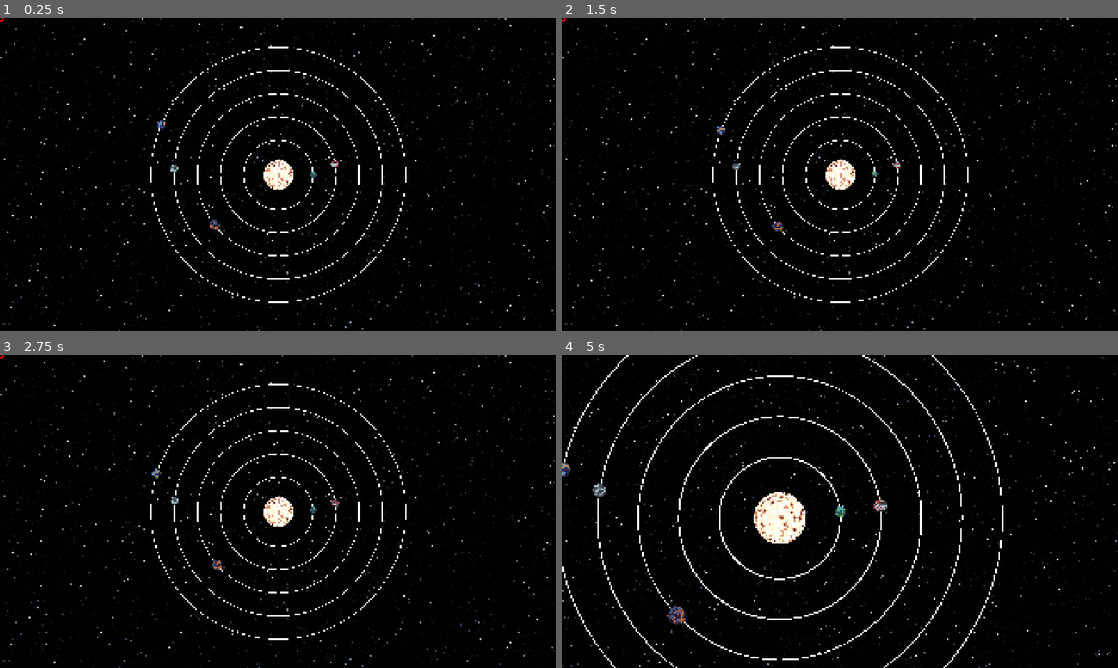
Above: before the commit, frames 1-4 (two rows, left to right).
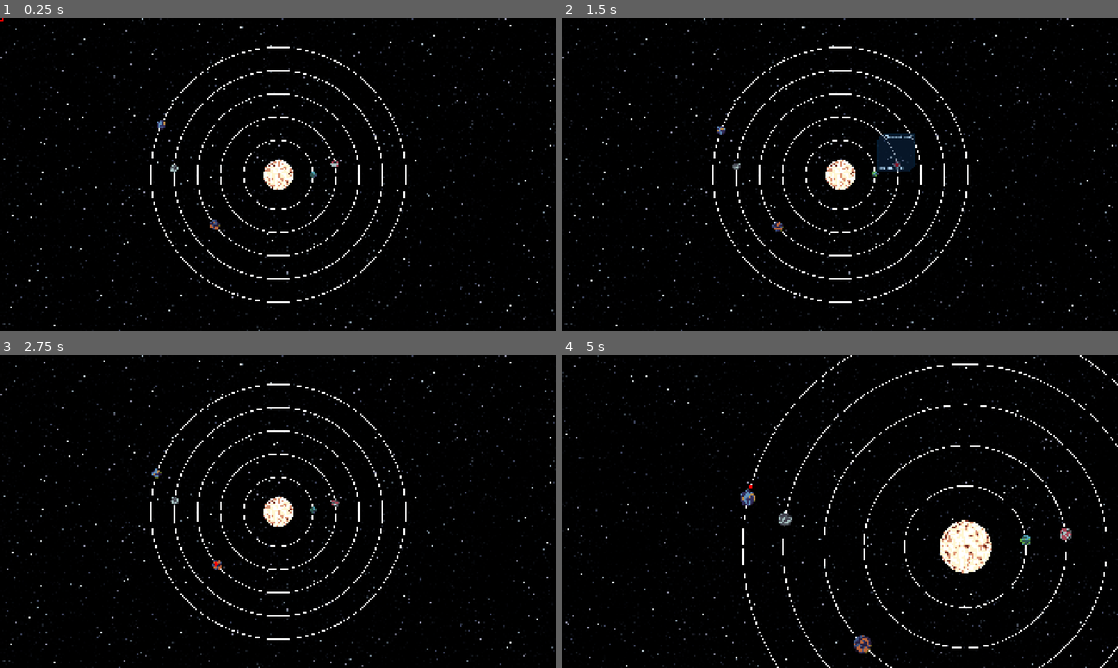
Above: after the commit, the same moments.

Repository: ChetterKRSK/SpaceSpeedrunner
Game: Godot game, scene res://gameScene.tscn
Two runs of this game, one before a commit and one after it. Both use one fixed random seed, a clock stepped at 60 frames per second and the inputs below.
Inputs (mouse positions are in pixels of both pictures, inside the frame that each line leads up to):
- Up to frame 1 (0.25 s): no input
- Up to frame 2 (1.5 s): tap Enter at 0.5 s; move the mouse to (873, 174) at 0.52 s; hold D (Move_Right) 0.53-1.28 s; click (873, 174) at 0.6 s; move the mouse to (895, 165) at 1.27 s; hold Left (Move_Left) from 1.28 s (still down); click (895, 165) at 1.35 s
- Up to frame 3 (2.75 s): tap Space at 2 s; move the mouse to (216, 564) at 2.02 s; release Left (Move_Left) at 2.03 s; hold D (Move_Right) from 2.03 s (still down); click (216, 564) at 2.1 s
- Up to frame 4 (5 s): move the mouse to (734, 498) at 2.77 s; click (734, 498) at 2.85 s; move the mouse to (717, 477) at 3.52 s; release D (Move_Right) at 3.53 s; hold Left (Move_Left) from 3.53 s (still down); click (717, 477) at 3.6 s; tap Middle mouse button (Drag_Map) at 4.15 s; move the mouse to (673, 464) at 4.27 s; click (673, 464) at 4.35 s; tap Mouse wheel up (Zoom_In_Map) at 4.9 s

The runs differ from the first frame. In frame 1, 0.2% of the frame differs, in the area x 27-74%, y 9-92%; in frame 2, 1.0%; in frame 3, 0.2%; in frame 4, 9.2%, in the area x 0-100%, y 0-100%.

Commit message:
Тестовый коммит для Strive #758632

Diff:
--- a/game_scene.gd
+++ b/game_scene.gd
@@ -52,8 +52,7 @@
 
 
 func _ready() -> void:
-	print("1")
-	SM.set_state(SM.GAME_STATES_NAME[SM.GAME_STATES.ON_PLANET])
+	SM.set_state(SM.GAME_STATES_NAME[SM.GAME_STATES.ON_STAR_MAP])
 	setStandartValues()
 
 func _process(delta: float) -> void:
--- a/state_machine/on_star_map_state.gd
+++ b/state_machine/on_star_map_state.gd
@@ -25,7 +25,6 @@
 #endregion
 
 func _ready() -> void:
-	print("2")
 	pass
 
 func process(delta: float) -> void:
